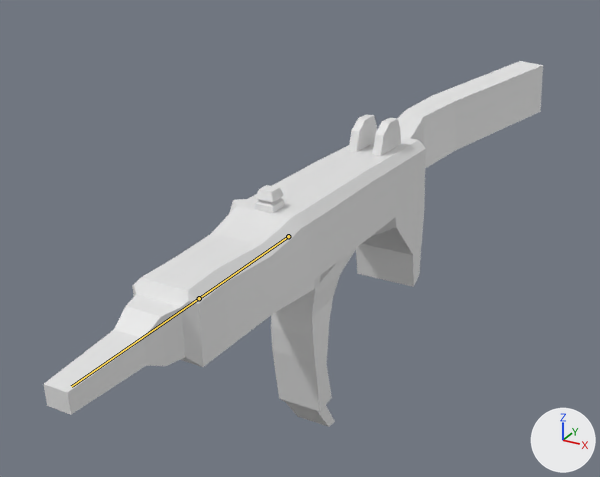
The FBX model Assets/meshes/untitled.fbx, before and after one commit.
Before and after are seen from a 50 mm camera at (2.45, -4.52, 2.45) aimed at (-0.33, 0.53, -0.07). Every picture has the same lights, and +X, +Y and +Z are marked at lower right. The bones that bend it are drawn over the model as lines.
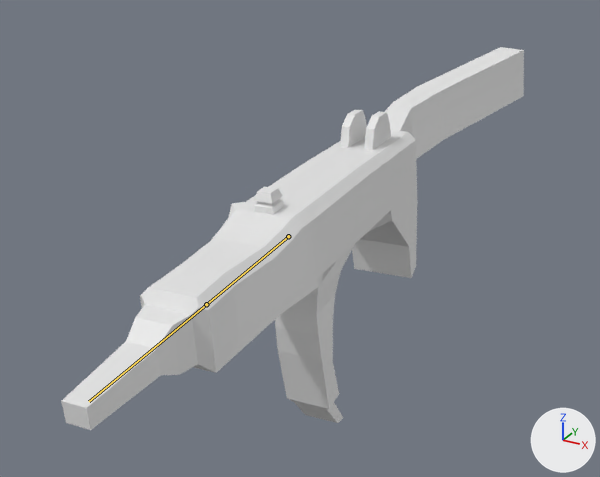
The newer file adds an action. The first version stands in its rest pose; the second is drawn at frame 15 of the action 'Armature|shotGunIdle'.

What differs and where, as boxes (x1, y1, x2, y2) in the pictures (600 x 477 px):
'Cube', posed (7% narrower)
    before: (44, 61, 543, 427)
    after: (61, 47, 524, 430)
bone 'Bone', root to tip
    before: (288, 236) to (199, 298)
    after: (288, 236) to (206, 304)

The edits, one by one:
Bone 'Bone' (bone_bone) turns from (0, 0, 0) to (1, 2, -3) degrees about its own x, y and z.
